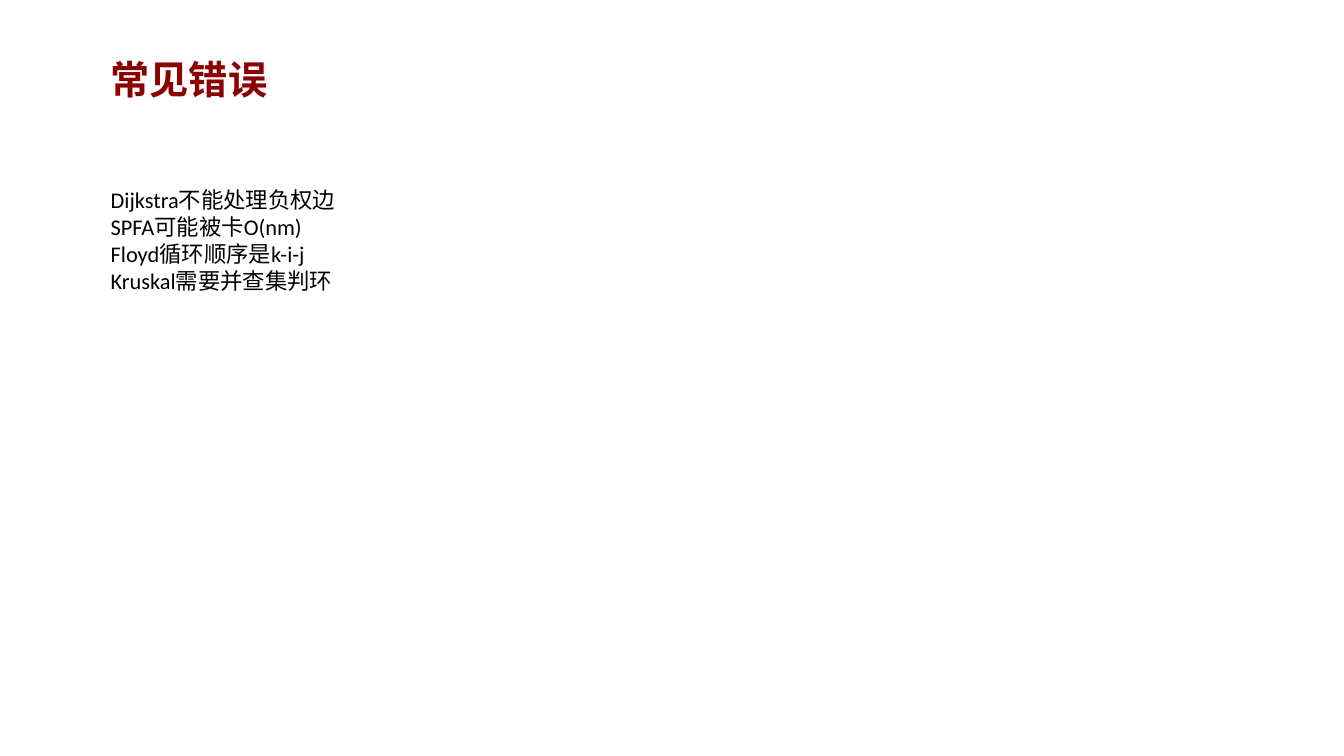
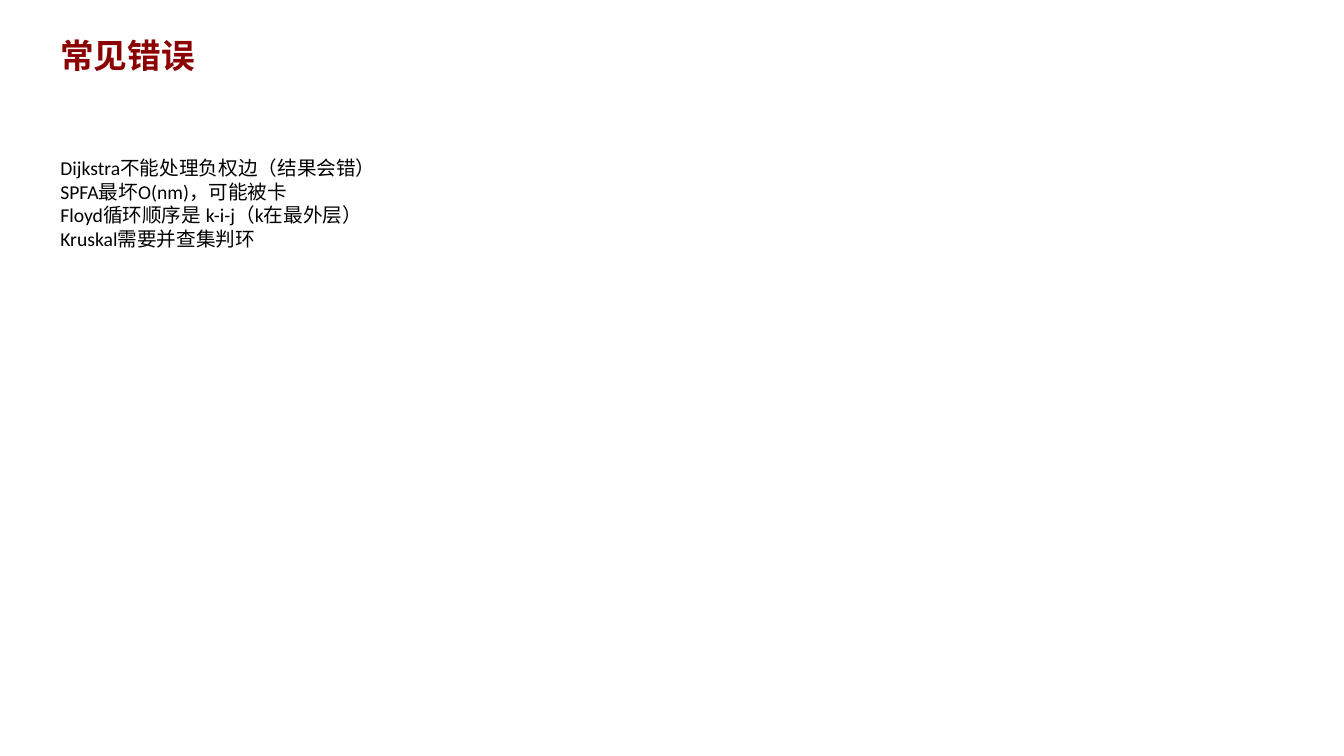
Before and after one commit to AndyLishengrui/trae-coding-course, a slide deck: slide 5 of textbook/ppt/chapter14_ppt.pptx (slide 6 before the commit). Drawn at 1344x756 pixels with LibreOffice and Linux fonts; fonts in the diff are those of the drawing. Boxes give left, top, right and bottom in pixels: in the first picture for what was removed or moved away, otherwise in the second. Text is boxed around its words. In the diff, an @@ line names an element or a change of style, - is before the commit and + after.

Commit message:
v5.4: PPT重建(详细代码示例) + 第3轮一致性修复 + 第4轮启动
PPT改进：
- 15个PPT从8页扩充到7页（含完整C++/Python代码示例）
- 每个PPT含：概念讲解、代码示例、常见错误、练习题、小结
- 代码示例更详细，含注释说明

教材修复：
- 第3轮：JD015/JD017/JD029/JD033/JD158 一致性修复
- 第4轮：边缘情况和准确性审查（进行中）

待完成：
- 第5-7轮迭代
- PPT第3轮校验

```diff
--- a/textbook/ppt/chapter14_ppt.pptx
+++ b/textbook/ppt/chapter14_ppt.pptx
@@ text "常见错误": place and size @@
-text "常见错误" at (111,60,268,98)
+text "常见错误" at (60,39,194,71)
@@ text "常见错误" at (60,39,194,71): size 28 to 24 pt @@
@@ text "Dijkstra不能处理负权边（结果会错）": place and size @@
-text "Dijkstra不能处理负权边（结果会错）" at (111,189,336,291)
+text "Dijkstra不能处理负权边（结果会错）" at (60,159,375,248)
@@ text at (60,159,375,226): text changed; size 16 to 14 pt @@
-Dijkstra不能处理负权边
-SPFA可能被卡O(nm)
-Floyd循环顺序是k-i-j
+Dijkstra不能处理负权边（结果会错）
+SPFA最坏O(nm)，可能被卡
+Floyd循环顺序是 k-i-j（k在最外层）
@@ text at (60,230,255,248): size 16 to 14 pt in "Kruskal需要并查集判环" @@
```
Also in this commit, not shown: 3 other slides changed, 3 slides added, 4 slides removed, 17 other files.
